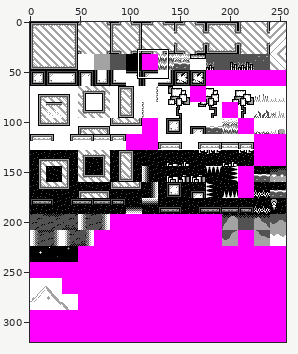
One commit to this sprite sheet: src/data/blocks.def.png. The picture above shows the old version from afar; the outline marks the close-up.
Close-up. Earlier state:
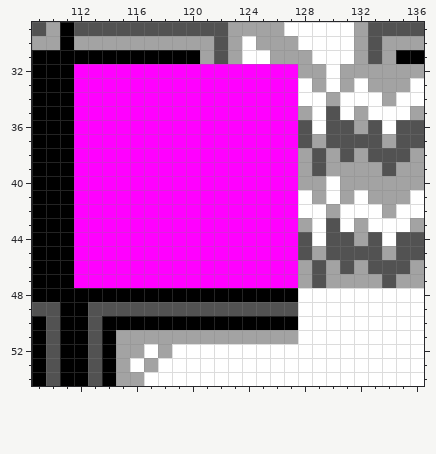
The file is 256x320 pixels. Shown: x 109..136, y 29..54.
After the commit:
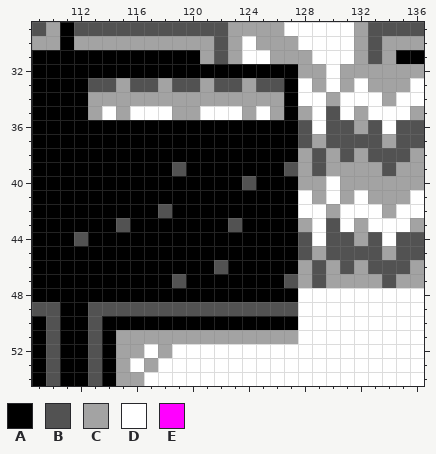
Palette (. is transparent): A #000000  B #525252  C #a3a3a3  D #ffffff  E #ff00ff
Author's note on the commit: Support dark fallable blocks.
Change:
y 32: x 112..127 EEEEEEEEEEEEEEEE -> AAAAAAAAAAAAAAAA
y 33: x 112..127 EEEEEEEEEEEEEEEE -> ABBCBBCBBCBBCBBA
y 34: x 112..127 EEEEEEEEEEEEEEEE -> ACCCCCCCCCCCCCCA
y 35: x 112..127 EEEEEEEEEEEEEEEE -> ACDCDDDCCDDDCDCA
y 36..38: x 112..127 EEEEEEEEEEEEEEEE -> AAAAAAAAAAAAAAAA
y 39: x 112..127 EEEEEEEEEEEEEEEE -> AAAAAAABAAAAAAAB
y 40: x 112..127 EEEEEEEEEEEEEEEE -> AAAAAAAAAAAABAAA
y 41: x 112..127 EEEEEEEEEEEEEEEE -> AAAAAAAAAAAAAAAA
y 42: x 112..127 EEEEEEEEEEEEEEEE -> AAAAAABAAAAAAAAA
y 43: x 112..127 EEEEEEEEEEEEEEEE -> AAABAAAAAAABAAAA
y 44: x 112..127 EEEEEEEEEEEEEEEE -> BAAAAAAAAAAAAAAA
y 45: x 112..127 EEEEEEEEEEEEEEEE -> AAAAAAAAAAAAAAAA
y 46: x 112..127 EEEEEEEEEEEEEEEE -> AAAAAAAAAABAAAAA
y 47: x 112..127 EEEEEEEEEEEEEEEE -> AAAAAAABAAAAAAAB
